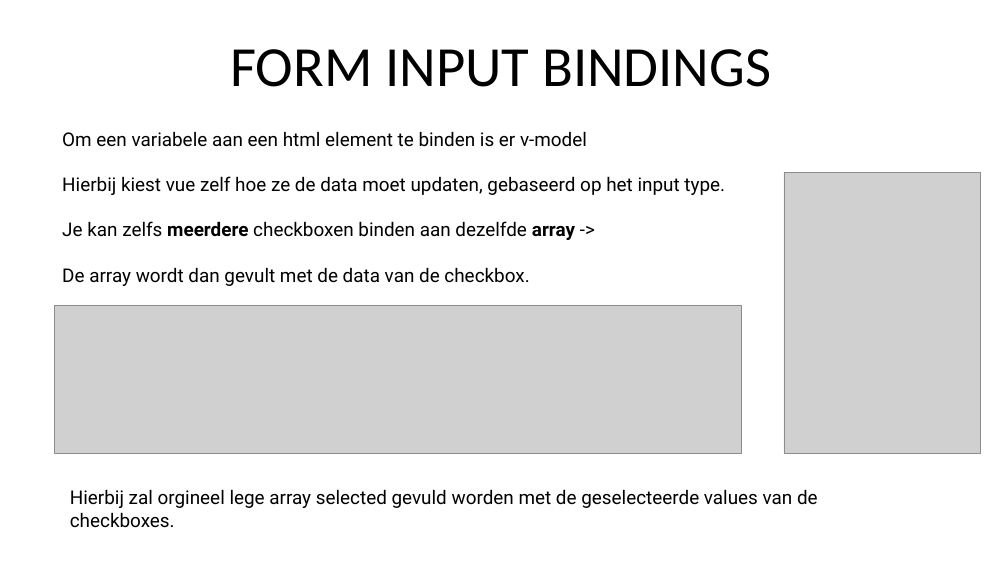
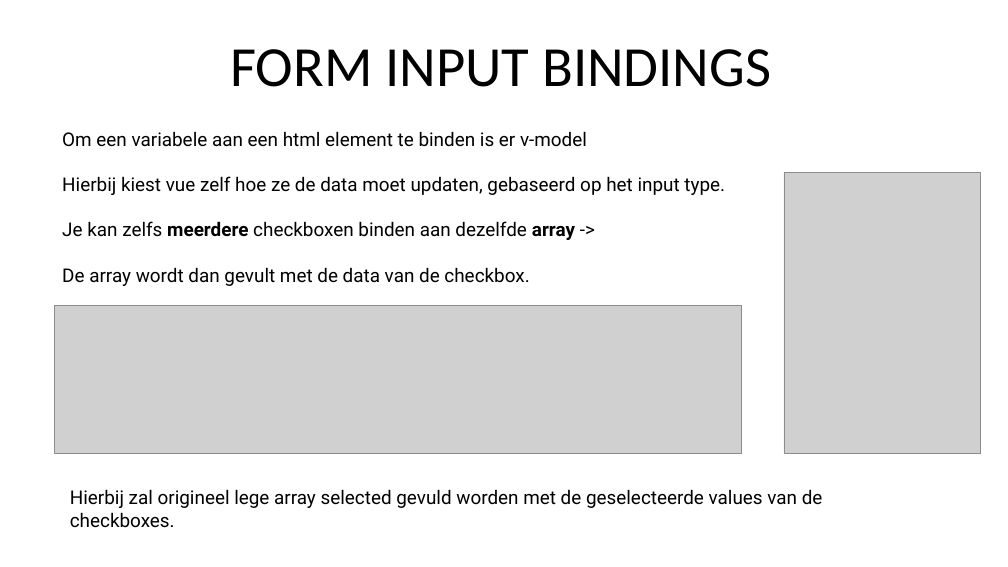
Before and after one commit to sepperenty/web-research-3, a slide deck: slide 23 of newTech/slideshow.pptx (slide 25 before the commit). Drawn at 1008x567 pixels with LibreOffice and Linux fonts; fonts in the diff are those of the drawing; grey boxes stand for pictures. Boxes give left, top, right and bottom in pixels: in the first picture for what was removed or moved away, otherwise in the second. Text is boxed around its words. In the diff, an @@ line names an element or a change of style, - is before the commit and + after.

```diff
--- a/newTech/slideshow.pptx
+++ b/newTech/slideshow.pptx
@@ text at (70,489,823,528): text changed @@
-Hierbij zal orgineel lege array selected gevuld worden met de geselecteerde values van de checkboxes.
+Hierbij zal origineel lege array selected gevuld worden met de geselecteerde values van de checkboxes.
```
Also in this commit, not shown: 8 slides added, 2 slides removed, 4 other files.
